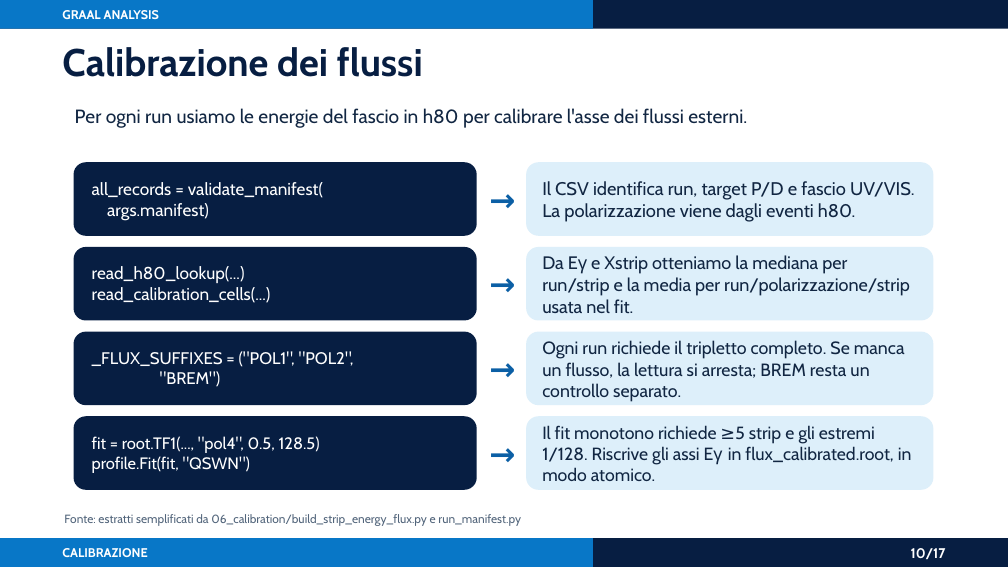
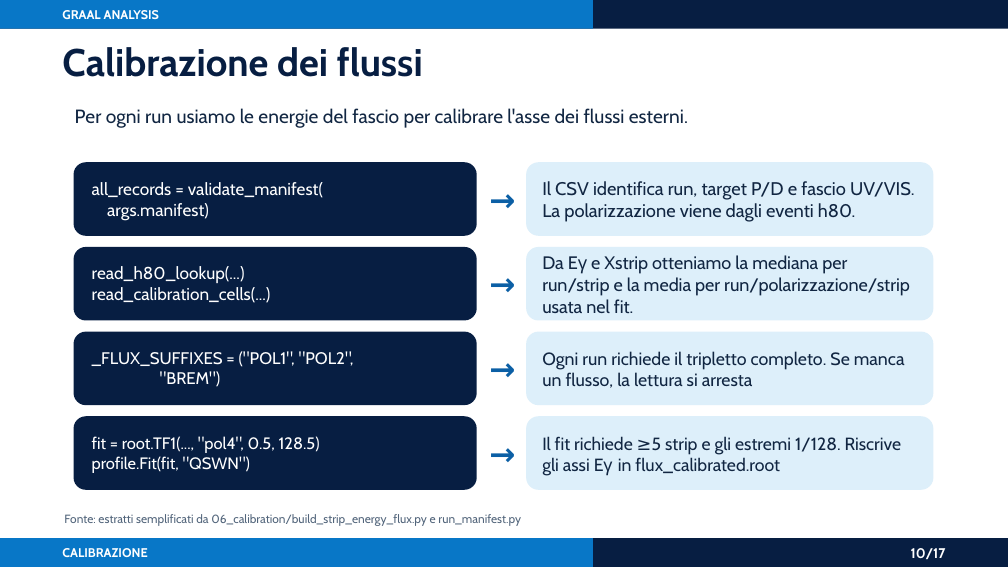
Before and after one commit to AntoninoFulci/GRAAL_Analysis, a slide deck: slide 10 of presentations/graal_analysis_framework_asimmetrie.pptx. Drawn at 1008x567 pixels with LibreOffice and Linux fonts; fonts in the diff are those of the drawing. Boxes give left, top, right and bottom in pixels: in the first picture for what was removed or moved away, otherwise in the second. Text is boxed around its words. In the diff, an @@ line names an element or a change of style, - is before the commit and + after.

```diff
--- a/presentations/graal_analysis_framework_asimmetrie.pptx
+++ b/presentations/graal_analysis_framework_asimmetrie.pptx
@@ text at <box>75,108,688,128</box>: text changed @@
-Per ogni run usiamo le energie del fascio in h80 per calibrare l'asse dei flussi esterni.
+Per ogni run usiamo le energie del fascio per calibrare l'asse dei flussi esterni.
@@ text at <box>542,351,905,388</box>: text changed @@
-Ogni run richiede il tripletto completo. Se manca un flusso, la lettura si arresta; BREM resta un controllo separato.
+Ogni run richiede il tripletto completo. Se manca un flusso, la lettura si arresta
@@ text at <box>542,436,902,475</box>: text changed @@
-Il fit monotono richiede ≥5 strip e gli estremi 1/128. Riscrive gli assi Eγ in flux_calibrated.root, in modo atomico.
+Il fit richiede ≥5 strip e gli estremi 1/128. Riscrive gli assi Eγ in flux_calibrated.root
```
Also in this commit, not shown: 3 other slides changed, 16 other files.
